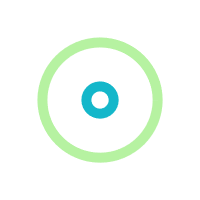
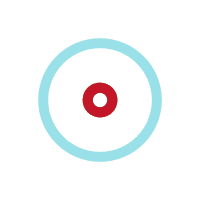
Comparing the layer stacks of the two 200 x 200 images. Changes:
hid "Capa 27", painted on it over [37, 37, 163, 163]
showed "Capa 4", painted on it over [38, 38, 162, 162]
